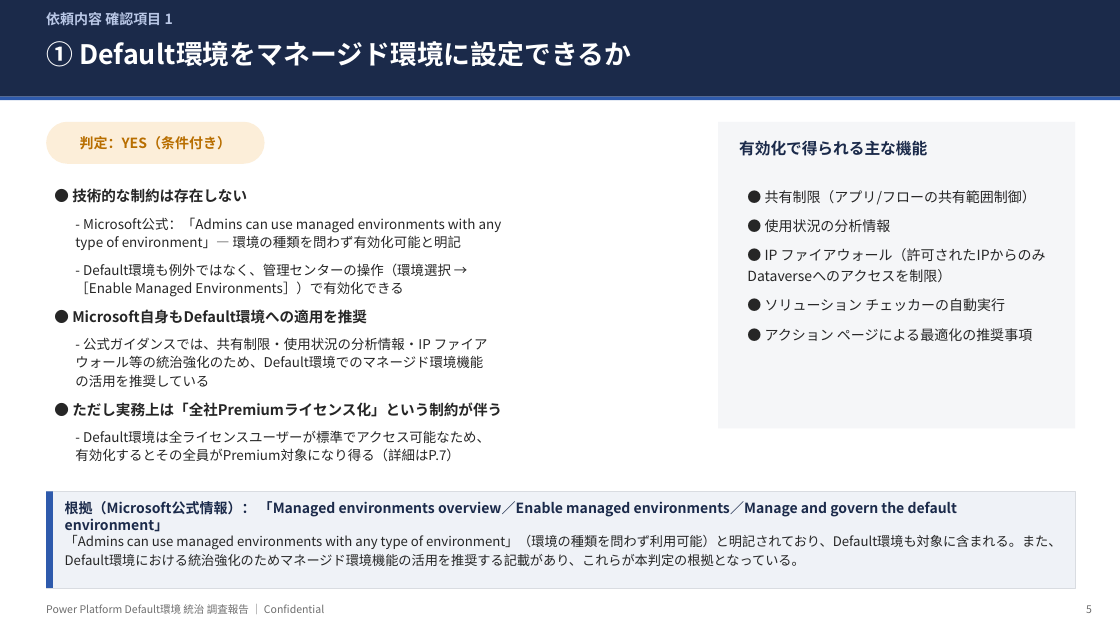
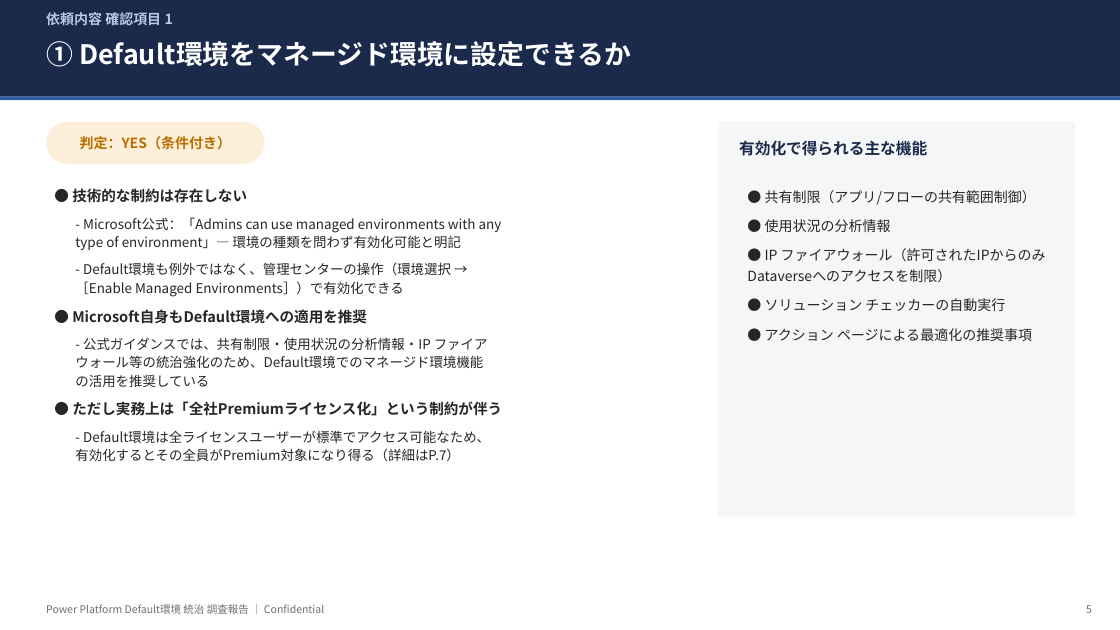
Before and after one commit to takuyanakamura881awc-beep/awc-naka881-repo, a slide deck: slide 5 of docs/PowerPlatform_DefaultEnv_Governance_Report.pptx. Drawn at 1120x630 pixels with LibreOffice and Linux fonts; fonts in the diff are those of the drawing. Boxes give left, top, right and bottom in pixels: in the first picture for what was removed or moved away, otherwise in the second. Text is boxed around its words. In the diff, an @@ line names an element or a change of style, - is before the commit and + after.

```diff
--- a/docs/PowerPlatform_DefaultEnv_Governance_Report.pptx
+++ b/docs/PowerPlatform_DefaultEnv_Governance_Report.pptx
@@ rectangle: place and size @@
-rectangle at [718,122,1075,429]
+rectangle at [718,122,1075,517]
@@ rectangle removed at [46,492,1075,588] @@
@@ rectangle removed at [46,492,53,588] @@
@@ text removed at [65,501,957,532] @@
-根拠（Microsoft公式情報）： 「Managed environments overview／Enable managed environments／Manage and govern the default environment」
@@ text removed at [65,535,1061,566] @@
-「Admins can use managed environments with any type of environment」（環境の種類を問わず利用可能）と明記されており、Default環境も対象に含まれる。また、Default環境における統治強化のためマネージド環境機能の活用を推奨する記載があり、これらが本判定の根拠となっている。
```
Also in this commit, not shown: 7 other slides changed, 6 slides added, 1 slide removed.
